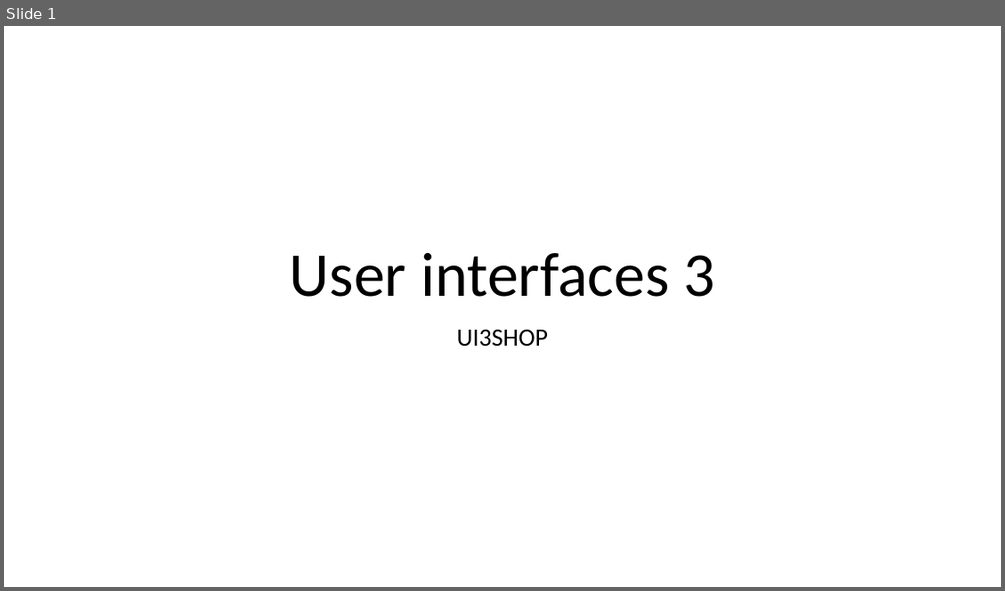
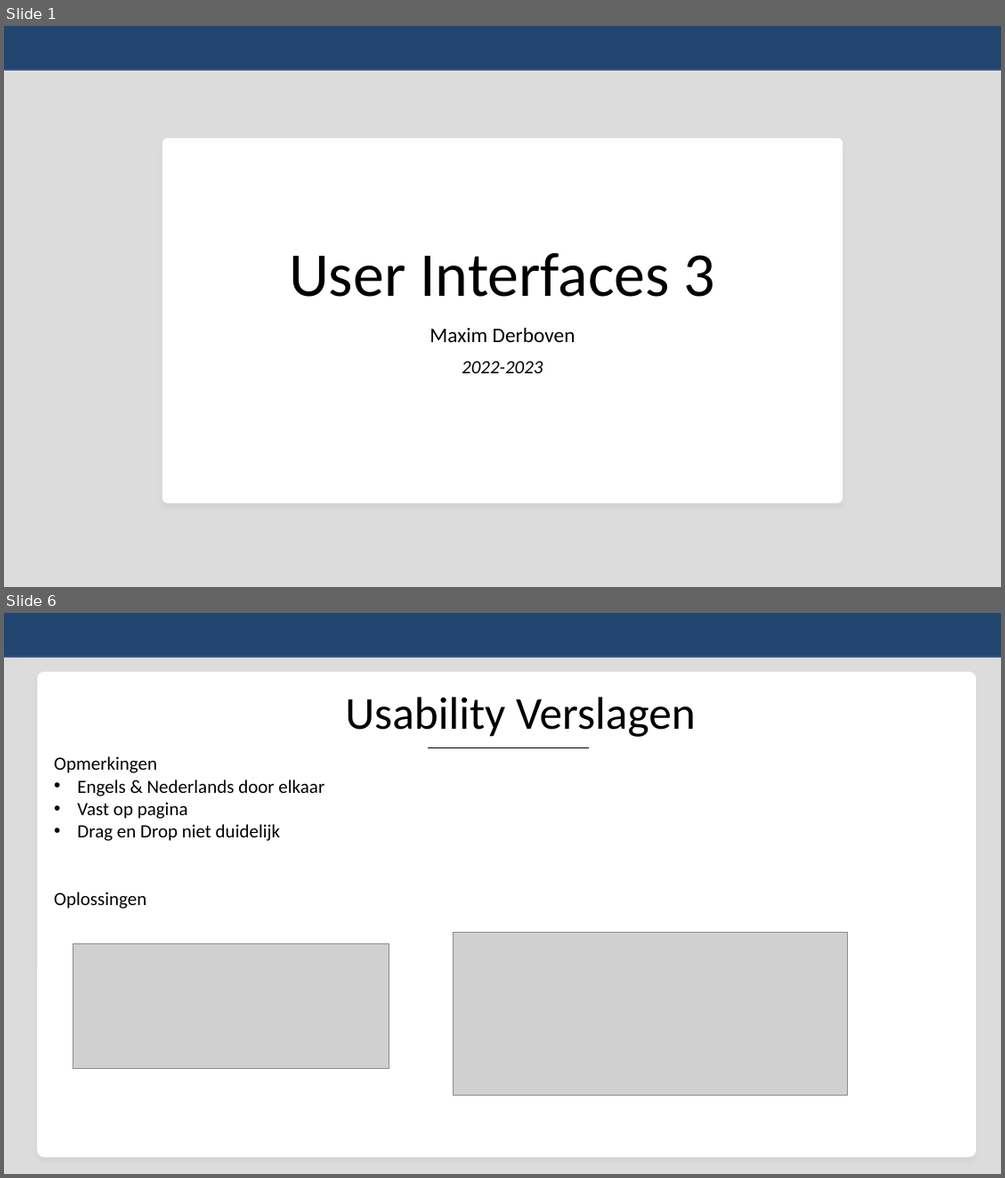
Before and after one commit to maximderboven/shop-management, a slide deck: presentatie.pptx. Shown one above the other, each under a label of ours: slide 1 before the commit, slides 1 and 6 after it; the slides between them are not shown. The pictures are 1005x591 and 1005x1178 pixels, drawn with LibreOffice and Linux fonts; fonts in the diff are those of the drawing; grey boxes stand for pictures. Boxes give left, top, right and bottom in pixels: in the first picture for what was removed or moved away, otherwise in the second. Text is boxed around its words. In the diff, an @@ line names an element or a change of style, - is before the commit and + after.

```diff
--- a/presentatie.pptx
+++ b/presentatie.pptx
@@ slide 6 added at bbox=[4, 613, 1001, 1174], background #DCDCDC @@
@@ rectangle added at bbox=[4, 613, 1001, 657], fill #234671, outline #325491 1 pt @@
@@ rounded rectangle added at bbox=[37, 672, 976, 1157], fill #FFFFFF @@
@@ title added at bbox=[345, 697, 696, 737], 44 pt, text #000000 @@
+Usability Verslagen
@@ text added at bbox=[54, 756, 324, 908], 18 pt, text #000000 @@
+Opmerkingen
+• Engels & Nederlands door elkaar
+• Vast op pagina
+• Drag en Drop niet duidelijk
+Oplossingen
@@ line added from (428, 748) to (590, 748), #000000 0.5 pt @@
@@ picture added at bbox=[453, 932, 848, 1094] @@
@@ picture added at bbox=[73, 944, 388, 1070] @@
@@ slide 1 changed as well @@
@@ background #FFFFFF to #DCDCDC @@
@@ rectangle added at bbox=[4, 26, 1001, 70], fill #234671, outline #325491 1 pt @@
@@ rounded rectangle added at bbox=[162, 138, 843, 503], fill #FFFFFF @@
@@ title at bbox=[289, 253, 715, 297]: text changed @@
-User interfaces 3
+User Interfaces 3
@@ subtitle at bbox=[429, 327, 575, 373]: text changed; size 24 to 20 pt @@
-UI3SHOP
+Maxim Derboven
+2022-2023
```
Also in this commit, not shown: 1 other slide changed, 4 other slides added, 2 slides removed, 11 other files.
